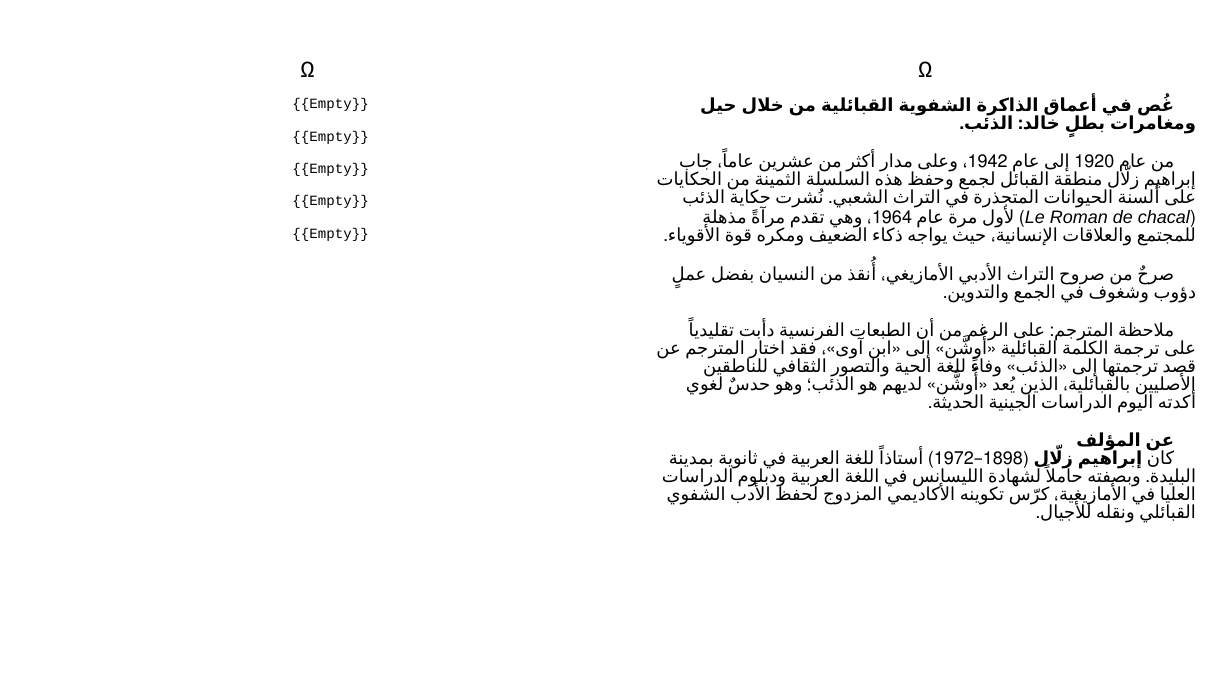
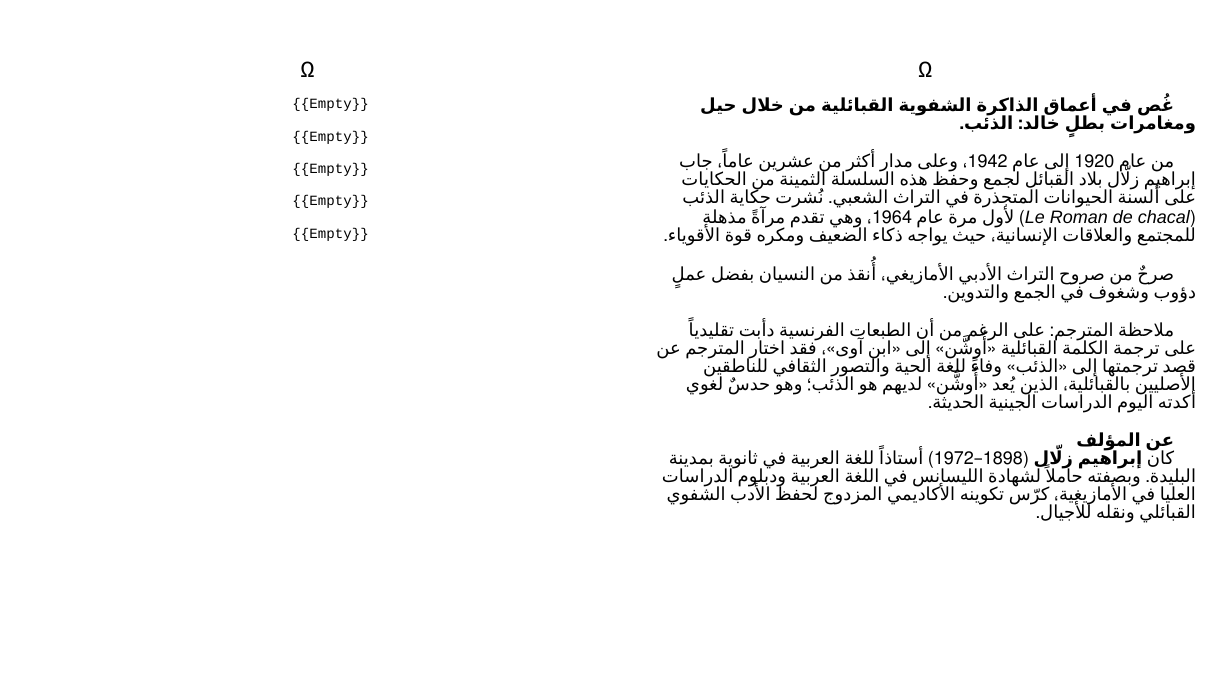
Before and after one commit to sferhah/tamacahut_n_wuccen, a slide deck: slide 88 of Uccen.ConsoleApp/Resources/pptx/uccen.arb.pptx. Drawn at 1232x693 pixels with LibreOffice and Linux fonts; fonts in the diff are those of the drawing. Boxes give left, top, right and bottom in pixels: in the first picture for what was removed or moved away, otherwise in the second. Text is boxed around its words. In the diff, an @@ line names an element or a change of style, - is before the commit and + after.

```diff
--- a/Uccen.ConsoleApp/Resources/pptx/uccen.arb.pptx
+++ b/Uccen.ConsoleApp/Resources/pptx/uccen.arb.pptx
@@ table at [30, 15, 1205, 668] @@
-row 3, column 3: غُص في أعماق الذاكرة الشفوية القبائلية من خلال حيل ومغامرات بطلٍ خالد: الذئب. / من عام 1920 إلى عام 1942، وعلى مدار أكثر من عشرين عاماً، جاب إبراهيم زلّال منطقة القبائل لجمع وحفظ هذه السلسلة الثمينة من الحكايات على ألسنة الحيوانات المتجذرة في التراث الشعبي. نُشرت حكاية الذئب (Le Roman de chacal) لأول مرة عام 1964، وهي تقدم مرآةً مذهلة للمجتمع والعلاقات الإنسانية، حيث يواجه ذكاء الضعيف ومكره قوة الأقوياء. / صرحٌ من صروح التراث الأدبي الأمازيغي، أُنقذ من النسيان بفضل عملٍ دؤوب وشغوف في الجمع والتدوين. / ملاحظة المترجم: على الرغم من أن الطبعات الفرنسية دأبت تقليدياً على ترجمة الكلمة القبائلية «أُوشَّن» إلى «ابن آوى»، فقد اختار المترجم عن قصد ترجمتها إلى «الذئب» وفاءً للغة الحية والتصور الثقافي للناطقين الأصليين بالقبائلية، الذين يُعد «أُوشَّن» لديهم هو الذئب؛ وهو حدسٌ لغوي أكدته اليوم الدراسات الجينية الحديثة. / عن المؤلف / كان إبراهيم زلّال (1898–1972) أستاذاً للغة العربية في ثانوية بمدينة البليدة. وبصفته حاملاً لشهادة الليسانس في اللغة العربية ودبلوم الدراسات العليا في الأمازيغية، كرّس تكوينه الأكاديمي المزدوج لحفظ الأدب الشفوي القبائلي ونقله للأجيال.
+row 3, column 3: غُص في أعماق الذاكرة الشفوية القبائلية من خلال حيل ومغامرات بطلٍ خالد: الذئب. / من عام 1920 إلى عام 1942، وعلى مدار أكثر من عشرين عاماً، جاب إبراهيم زلّال بلاد القبائل لجمع وحفظ هذه السلسلة الثمينة من الحكايات على ألسنة الحيوانات المتجذرة في التراث الشعبي. نُشرت حكاية الذئب (Le Roman de chacal) لأول مرة عام 1964، وهي تقدم مرآةً مذهلة للمجتمع والعلاقات الإنسانية، حيث يواجه ذكاء الضعيف ومكره قوة الأقوياء. / صرحٌ من صروح التراث الأدبي الأمازيغي، أُنقذ من النسيان بفضل عملٍ دؤوب وشغوف في الجمع والتدوين. / ملاحظة المترجم: على الرغم من أن الطبعات الفرنسية دأبت تقليدياً على ترجمة الكلمة القبائلية «أُوشَّن» إلى «ابن آوى»، فقد اختار المترجم عن قصد ترجمتها إلى «الذئب» وفاءً للغة الحية والتصور الثقافي للناطقين الأصليين بالقبائلية، الذين يُعد «أُوشَّن» لديهم هو الذئب؛ وهو حدسٌ لغوي أكدته اليوم الدراسات الجينية الحديثة. / عن المؤلف / كان إبراهيم زلّال (1898–1972) أستاذاً للغة العربية في ثانوية بمدينة البليدة. وبصفته حاملاً لشهادة الليسانس في اللغة العربية ودبلوم الدراسات العليا في الأمازيغية، كرّس تكوينه الأكاديمي المزدوج لحفظ الأدب الشفوي القبائلي ونقله للأجيال.
```
Also in this commit, not shown: 1 other slide changed, 7 other files.
